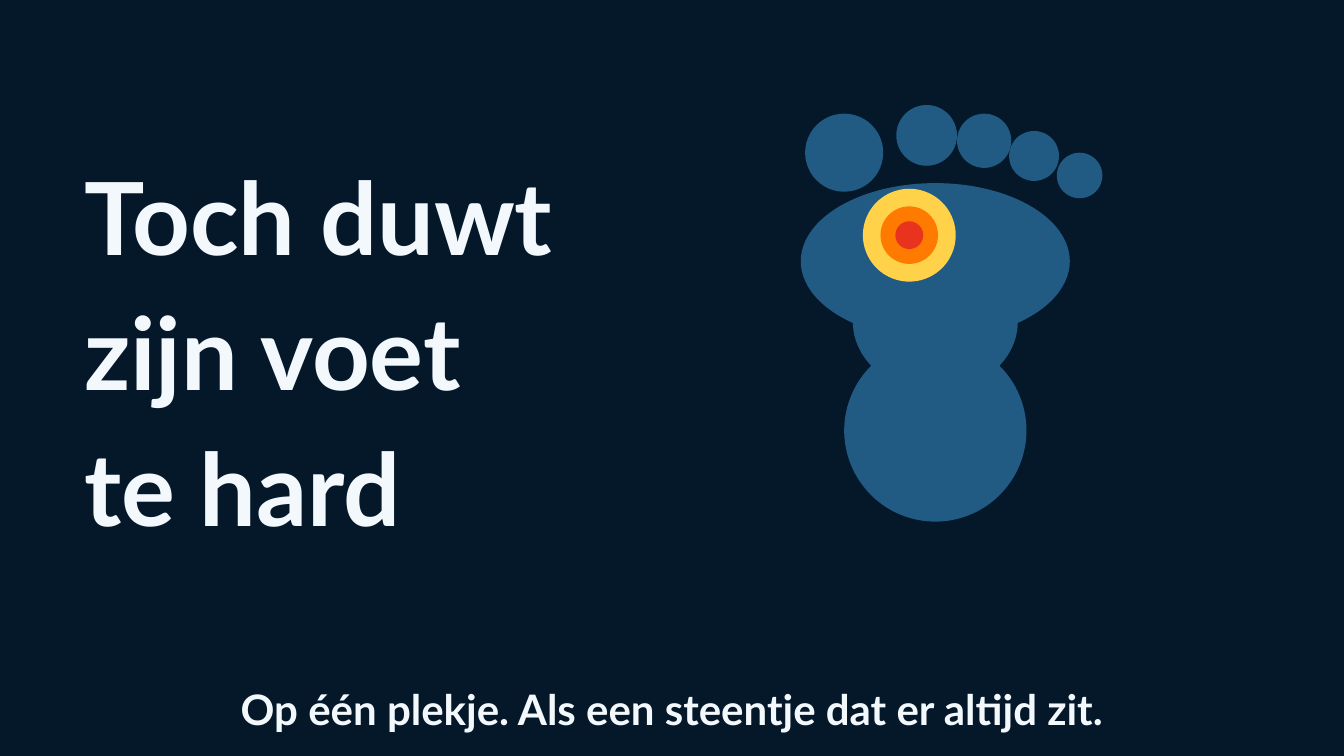
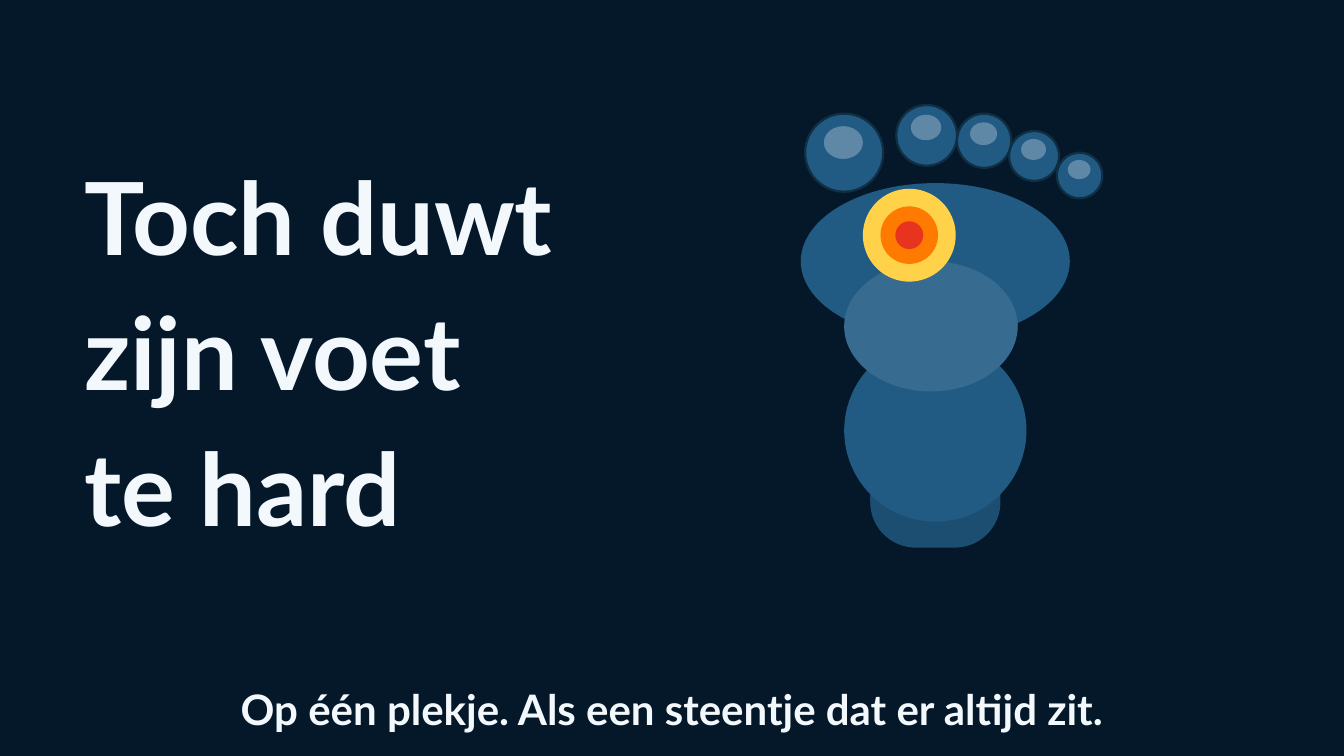
Before and after one commit to Dellfs/paradise-project, a slide deck: slide 5 of PARADISE_presentatie/PARADISE_animatie.pptx. Drawn at 1344x756 pixels with LibreOffice and Linux fonts; fonts in the diff are those of the drawing. Boxes give left, top, right and bottom in pixels: in the first picture for what was removed or moved away, otherwise in the second. Text is boxed around its words. In the diff, an @@ line names an element or a change of style, - is before the commit and + after.

```diff
--- a/PARADISE_presentatie/PARADISE_animatie.pptx
+++ b/PARADISE_presentatie/PARADISE_animatie.pptx
@@ ellipse added at bbox=[911, 115, 942, 140], fill #5F88A6 @@
@@ ellipse added at bbox=[824, 126, 863, 159], fill #5F88A6 @@
@@ ellipse added at bbox=[970, 122, 997, 145], fill #5F88A6 @@
@@ ellipse added at bbox=[1021, 139, 1047, 160], fill #5F88A6 @@
@@ outline none to #112F44 1.6 pt in 5 elements at bbox=[806, 114, 883, 192], bbox=[896, 105, 957, 165], bbox=[957, 114, 1011, 168], bbox=[1009, 131, 1060, 181], bbox=[1057, 153, 1102, 199] @@
@@ ellipse added at bbox=[1068, 160, 1091, 179], fill #5F88A6 @@
@@ ellipse added at bbox=[844, 261, 1017, 391], fill #376B90 @@
@@ rounded rectangle added at bbox=[870, 374, 1000, 547], fill #1C4E71 @@
```
Also in this commit, not shown: 10 other slides changed, 1 other file.
